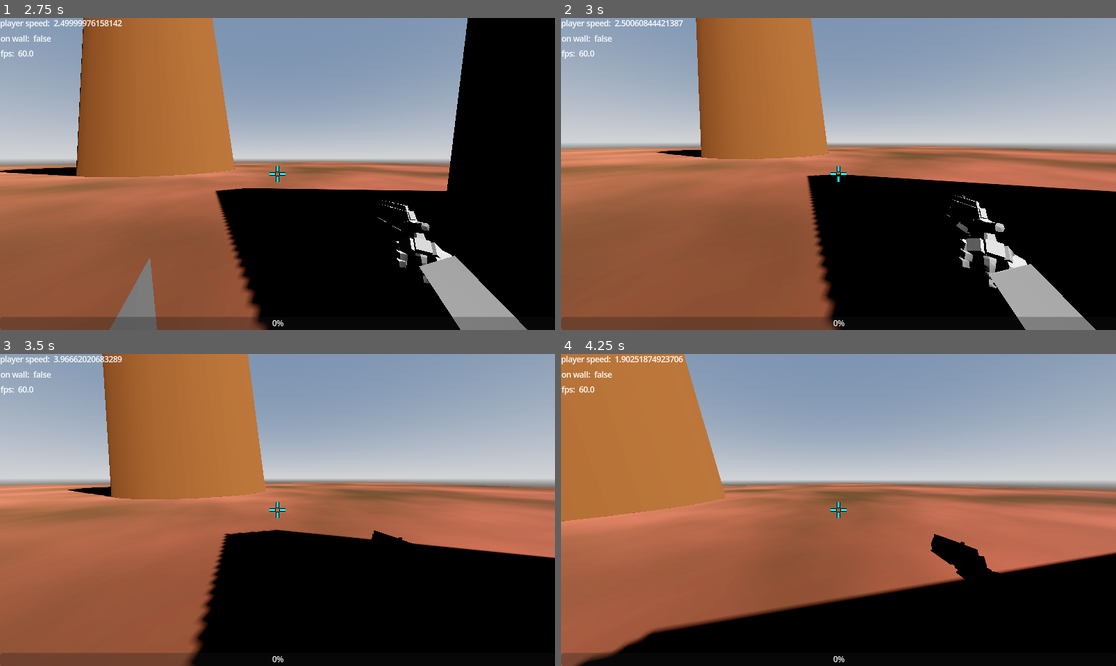
Above: before the commit, frames 1-4 (two rows, left to right).
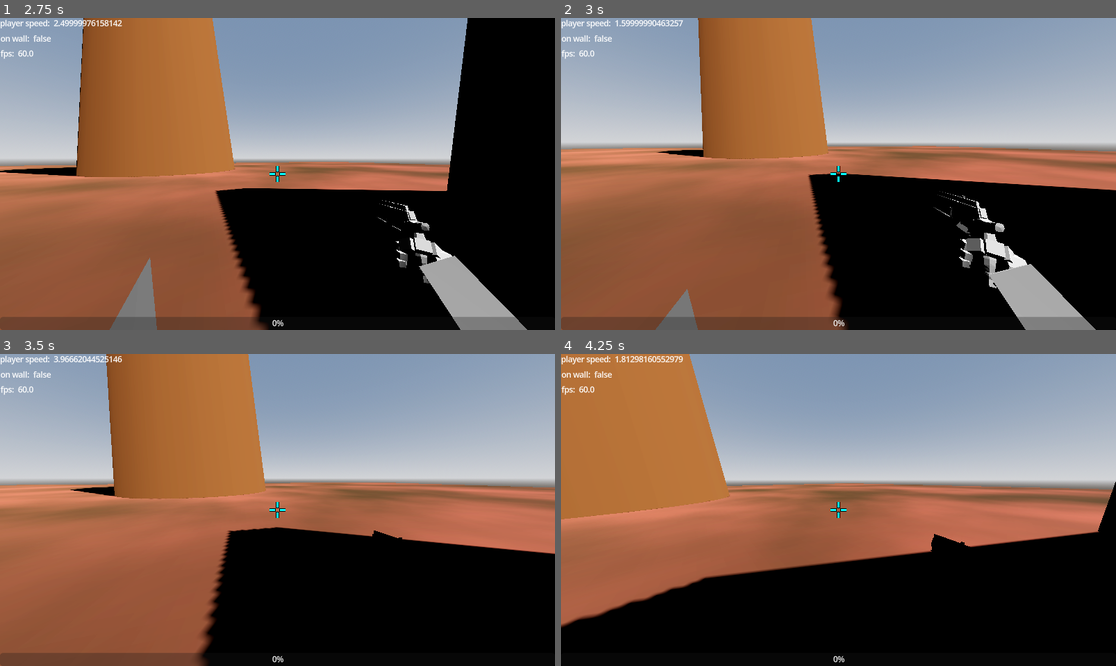
Above: after the commit, the same moments.

Repository: frederikhoheisel/pogotohell
Game: Godot game, scene res://level/test.tscn
Same seed, same stepped clock (60 frames per second), same inputs: the game is played once before the commit and once after it.
Inputs (mouse positions are in pixels of both pictures, inside the frame that each line leads up to):
- Up to frame 1 (2.75 s): move the mouse to (399, 158) at 0.52 s; hold D (right) 0.53-1.28 s; hold Shift (dash, bound only after the commit) 0.53-1.28 s; click (399, 158) at 0.67 s; tap Space (jump) at 0.77, 1.52 s; move the mouse to (249, 174) at 1.27 s; hold W (forward) from 1.28 s (still down); tap R (pull_out) at 1.35 s; tap Shift (dash, bound only after the commit) at 1.55, 2.3 s; move the mouse to (288, 167) at 2.02 s; press the mouse at (288, 167) at 2.03 s
- Up to frame 2 (3 s): keep holding W (forward); move the mouse to (832, 180) at 2.77 s; release the mouse at (832, 180) at 2.78 s; tap Shift (dash, bound only after the commit) at 2.85 s
- Up to frame 3 (3.5 s): keep holding W (forward); tap Space (jump) at 3.02 s
- Up to frame 4 (4.25 s): keep holding W (forward); move the mouse to (877, 513) at 3.52 s; hold Shift (dash, bound only after the commit) from 3.53 s (still down); tap Space (jump) at 3.77 s

Frame 1 is identical in both runs. In frame 2, 2.1% of the frame differs, in the area x 1-100%, y 0-100%; in frame 3, 2.0%; in frame 4, 13%, in the area x 0-100%, y 0-100%.

Commit message:
added schwert script, attached to player and began dash impl.

Diff:
--- a/pogo-to-hell/entities/player/player.gd
+++ b/pogo-to-hell/entities/player/player.gd
@@ -19,7 +19,10 @@
 var wall_normal: Vector3 = Vector3.ZERO
 var wall_pos: Vector3 = Vector3.ZERO
 var max_wall_dist: float = 0.2
+@export
 var on_wall: bool = false
+@export
+var on_floor: bool = false
 var wall_tween: Tween
 
 var jump_strength: float = 0.0
@@ -171,6 +174,7 @@
 
 
 func _physics_process(delta: float) -> void:
+	on_floor = is_on_floor()
 	# Handle jump and wall jump (je aufgeladener der Sprung ist, desto mehr klingy ist man an der wand)
 	_handle_jump(delta)
 
--- a/pogo-to-hell/entities/player/player.tscn
+++ b/pogo-to-hell/entities/player/player.tscn
@@ -1,8 +1,9 @@
-[gd_scene load_steps=11 format=3 uid="uid://cp0aw825yr8om"]
+[gd_scene load_steps=12 format=3 uid="uid://cp0aw825yr8om"]
 
 [ext_resource type="Script" uid="uid://olsf6f01iad6" path="res://entities/player/player.gd" id="1_symyc"]
 [ext_resource type="PackedScene" uid="uid://dhtiycvswaaqb" path="res://entities/player/view_model.tscn" id="2_abrql"]
 [ext_resource type="Script" uid="uid://ce5byukny1pod" path="res://entities/player/shooting.gd" id="3_sglur"]
+[ext_resource type="Script" uid="uid://dtp5ll5730e38" path="res://entities/player/schwert.gd" id="4_bls4j"]
 
 [sub_resource type="CapsuleShape3D" id="CapsuleShape3D_symyc"]
 
@@ -85,3 +86,9 @@
 
 [node name="Shooting" type="Node3D" parent="."]
 script = ExtResource("3_sglur")
+
+[node name="SCHWERT" type="Node3D" parent="." node_paths=PackedStringArray("camera", "player")]
+script = ExtResource("4_bls4j")
+camera = NodePath("../Head/Camera3D")
+player = NodePath("..")
+max_dash_distance = 10.0
--- /dev/null
+++ b/pogo-to-hell/entities/player/schwert.gd
@@ -0,0 +1,52 @@
+extends Node
+
+@export
+var camera:Camera3D
+@export
+var player:Player
+@export
+var max_dash_distance: float
+
+var dash_dir:Vector3
+var dash_start: Vector3
+var is_dashing: bool
+#	var player: Player
+
+func _ready() -> void:
+	#player = $"."
+	pass
+
+func _process(delta: float) -> void:
+	if is_dashing:
+		# on_floor/on_wall tests not working
+		if (player.global_position - dash_start).length() < max_dash_distance && !(player.on_floor || player.on_wall):
+			# check if player is touching wall/floor
+			player.position += 0.1 * dash_dir#change to view direction
+			# if not, move along dash_dir
+		else:
+			is_dashing = false
+
+
+
+	pass
+
+func _input(event: InputEvent) -> void:
+	if event.is_action_pressed("dash"):
+		dash()
+
+func light_attack():
+	pass
+
+func dash() -> void:
+	# clear velocity
+	player.velocity = Vector3.ZERO
+	is_dashing = true
+	dash_dir = -camera.get_global_transform().basis.z
+
+	dash_start = player.position
+	# move in view direction
+
+	# disable hitbox
+	# toggle dmg collider along dash path
+	# animation
+	pass
--- a/pogo-to-hell/project.godot
+++ b/pogo-to-hell/project.godot
@@ -18,6 +18,10 @@
 [display]
 
 window/vsync/vsync_mode=0
+
+[editor_plugins]
+
+enabled=PackedStringArray("res://addons/godot-vim/plugin.cfg")
 
 [file_customization]
 
@@ -73,6 +77,11 @@
 "events": [Object(InputEventKey,"resource_local_to_scene":false,"resource_name":"","device":-1,"window_id":0,"alt_press …(192 unchanged characters)…
 ]
 }
+dash={
+"deadzone": 0.2,
+"events": [Object(InputEventKey,"resource_local_to_scene":false,"resource_name":"","device":0,"window_id":0,"alt_pressed":false,"shift_pressed":false,"ctrl_pressed":false,"meta_pressed":false,"pressed":false,"keycode":0,"physical_keycode":4194325,"key_label":0,"unicode":0,"location":0,"echo":false,"script":null)
+]
+}
 
 [physics]
 
